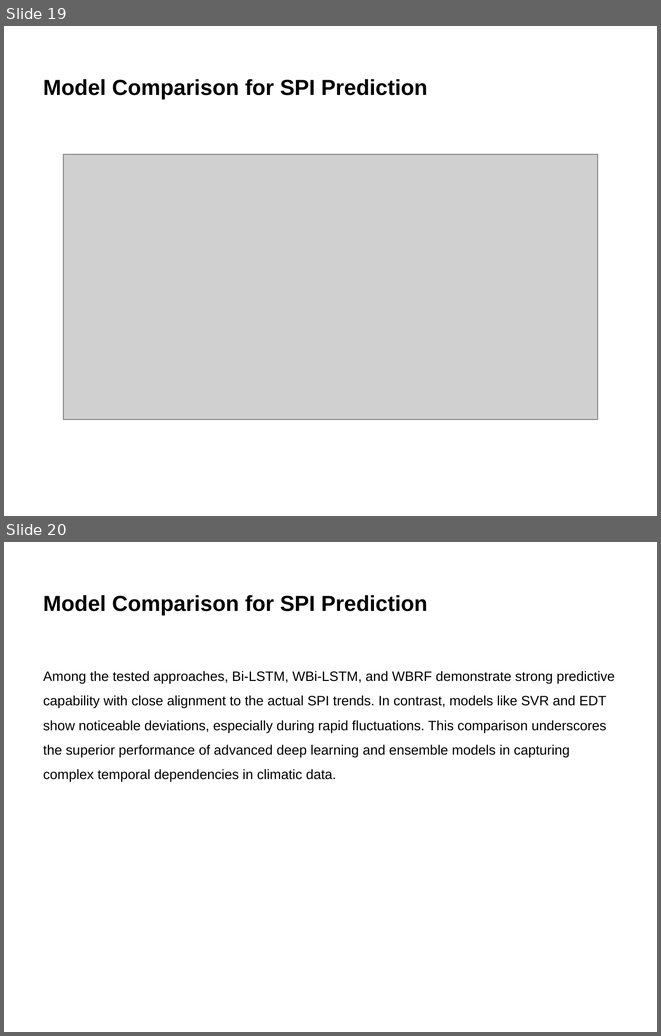
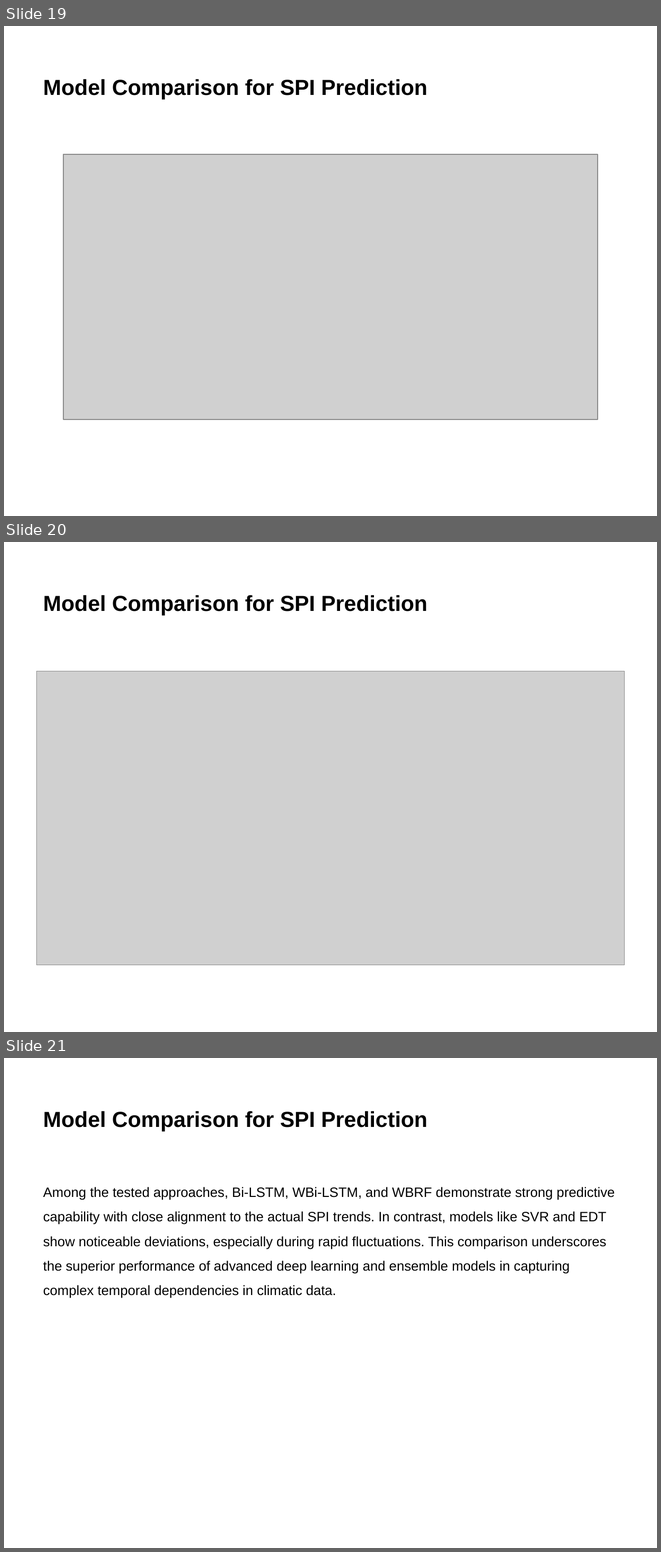
Before and after one commit to varastuian/PredictionDroughtUsingLSTM-, a slide deck: Presentation/Bakhshizadeh-drought prediction.pptx. Shown one above the other, each under a label of ours: slides 19 and 20 before the commit, slides 19, 20 and 21 after it. The pictures are 661x1036 and 661x1552 pixels, drawn with LibreOffice and Linux fonts; fonts in the diff are those of the drawing; grey boxes stand for pictures; background and template pictures are left out. Boxes give left, top, right and bottom in pixels: in the first picture for what was removed or moved away, otherwise in the second. Text is boxed around its words. In the diff, an @@ line names an element or a change of style, - is before the commit and + after.

```diff
--- a/Presentation/Bakhshizadeh-drought prediction.pptx
+++ b/Presentation/Bakhshizadeh-drought prediction.pptx
@@ slide 20 added at (x1=4, y1=542, x2=657, y2=1032), background picture (left out) @@
@@ title added at (x1=43, y1=595, x2=427, y2=615), 24 pt, text #000000, bold @@
+Model Comparison for SPI Prediction
@@ picture added at (x1=37, y1=671, x2=624, y2=964) @@
@@ what was slide 20 is now slide 21 @@
```
Also in this commit, not shown: 3 other files.
